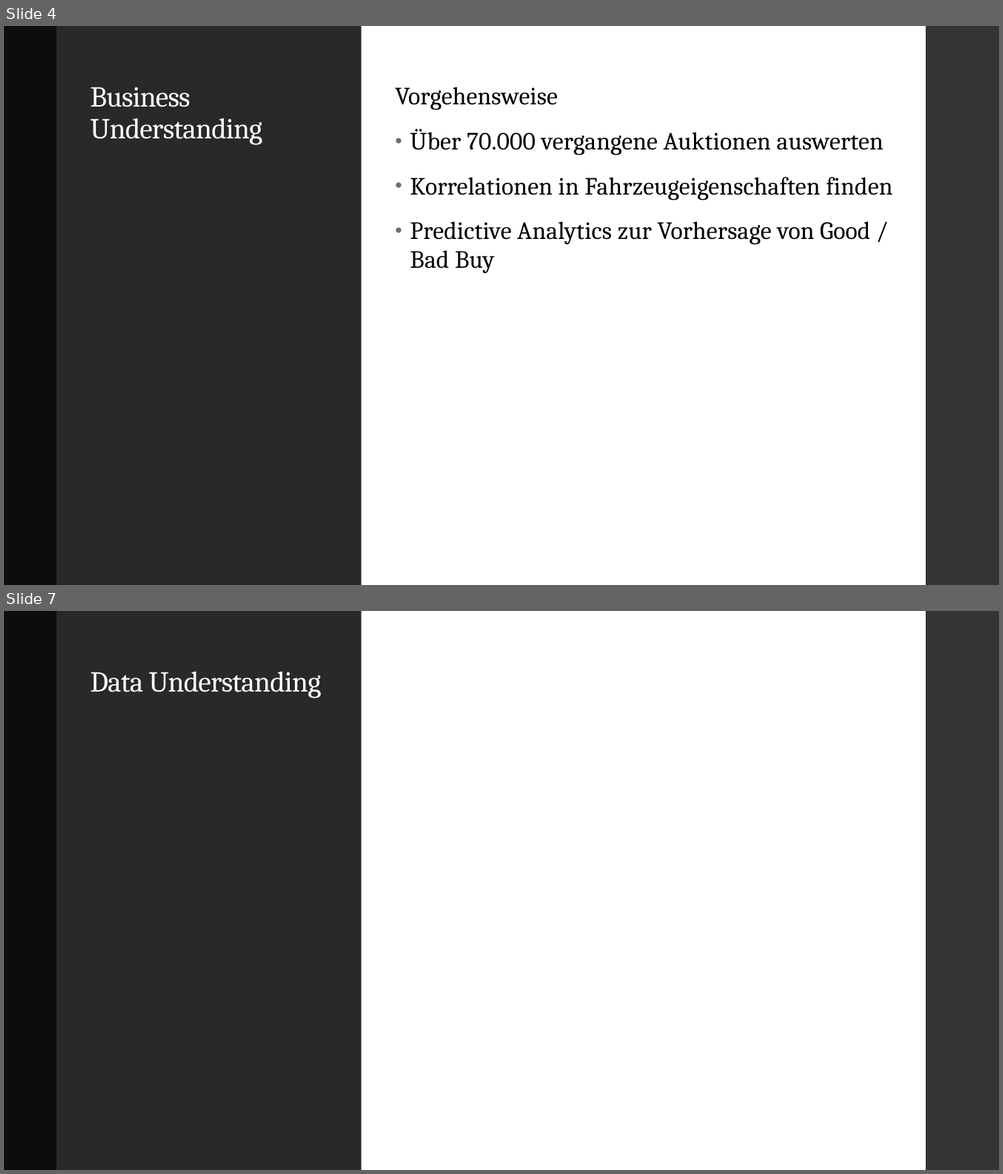
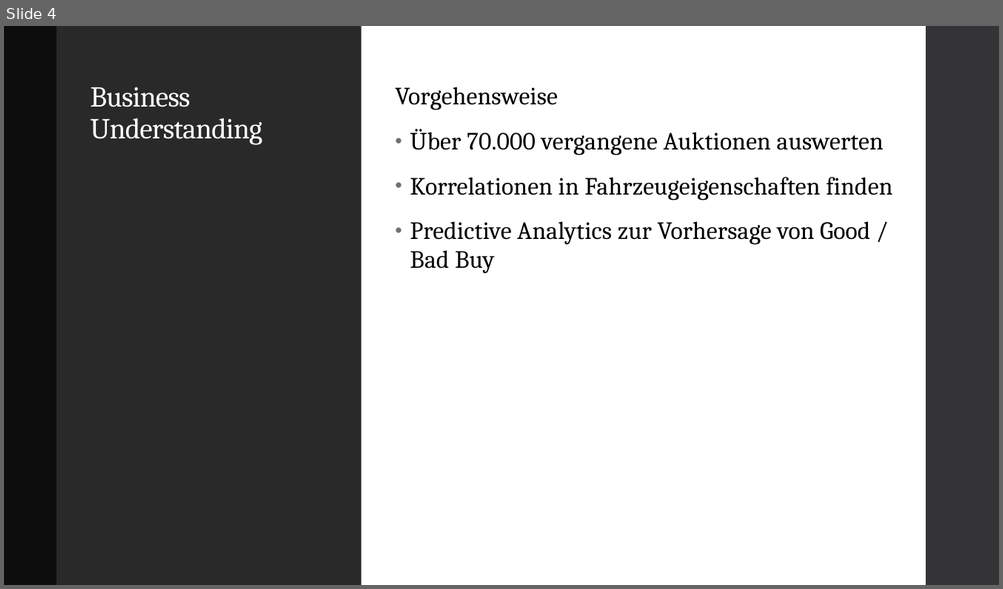
Before and after one commit to fab796/Studienarbeit, a slide deck: Don‘t Get Kicked.pptx. Shown one above the other, each under a label of ours: slides 4 and 7 before the commit, slide 4 after it; the slides between them are not shown. The pictures are 1003x1174 and 1003x589 pixels, drawn with LibreOffice and Linux fonts; fonts in the diff are those of the drawing. Boxes give left, top, right and bottom in pixels: in the first picture for what was removed or moved away, otherwise in the second. Text is boxed around its words. In the diff, an @@ line names an element or a change of style, - is before the commit and + after.

```diff
--- a/Don‘t Get Kicked.pptx
+++ b/Don‘t Get Kicked.pptx
@@ slide 7 removed at (x1=4, y1=611, x2=999, y2=1170), background #FFFFFF; not listed: 1 template element that a slide beside it also shows @@
@@ rectangle removed at (x1=4, y1=611, x2=57, y2=1170) @@
@@ rectangle removed at (x1=57, y1=611, x2=361, y2=1170) @@
@@ rectangle removed at (x1=361, y1=611, x2=925, y2=1170) @@
@@ title removed at (x1=90, y1=671, x2=321, y2=698) @@
-Data Understanding
```
Also in this commit, not shown: 1 slide changed, 8 slides added, 2 other slides removed.
